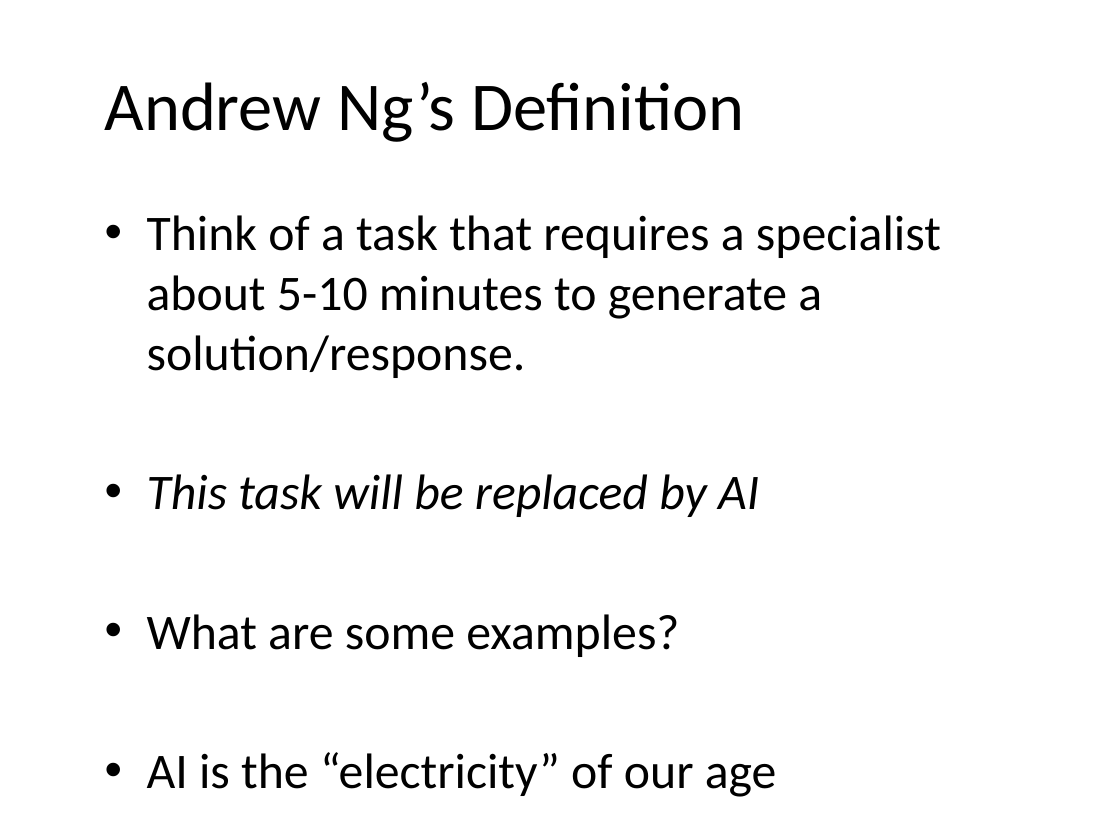
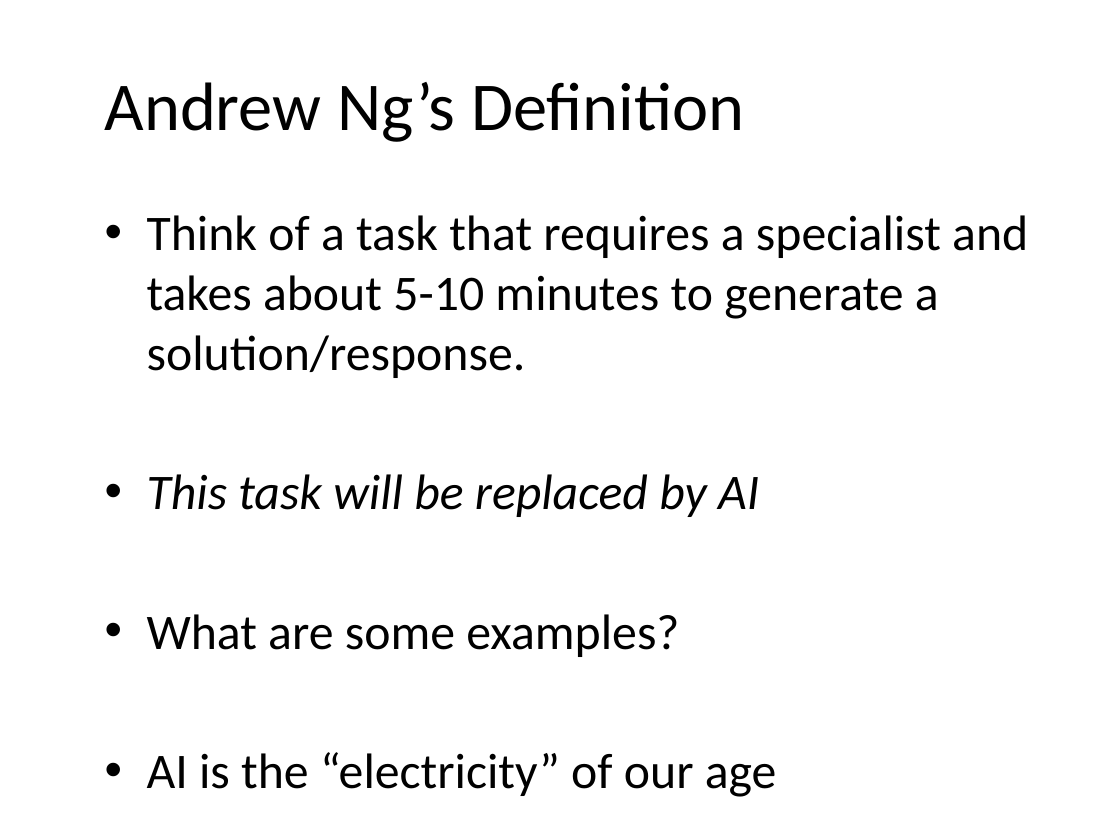
Before and after one commit to JeffRisberg/PythonNotebooksForAI, a slide deck: slide 11 of Documents/10-Introduction.pptx. Drawn at 1120x840 pixels with LibreOffice and Linux fonts; fonts in the diff are those of the drawing; background and template pictures are left out. Boxes give left, top, right and bottom in pixels: in the first picture for what was removed or moved away, otherwise in the second. Text is boxed around its words. In the diff, an @@ line names an element or a change of style, - is before the commit and + after.

```diff
--- a/Documents/10-Introduction.pptx
+++ b/Documents/10-Introduction.pptx
@@ text at (147,215,1028,378): text changed @@
-• Think of a task that requires a specialist about 5-10 minutes to generate a solution/response.
+• Think of a task that requires a specialist and takes about 5-10 minutes to generate a solution/response.
```
Also in this commit, not shown: 11 other slides changed, 5 other files.
